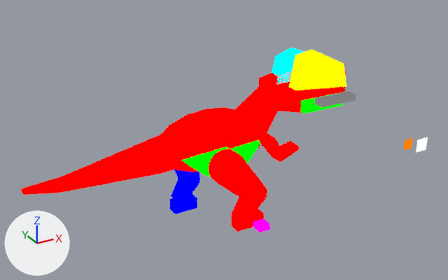
An edit to the Blender file assets-source/blender/motion/dilophosaurus-walk.blend, drawn before and after from the same camera.
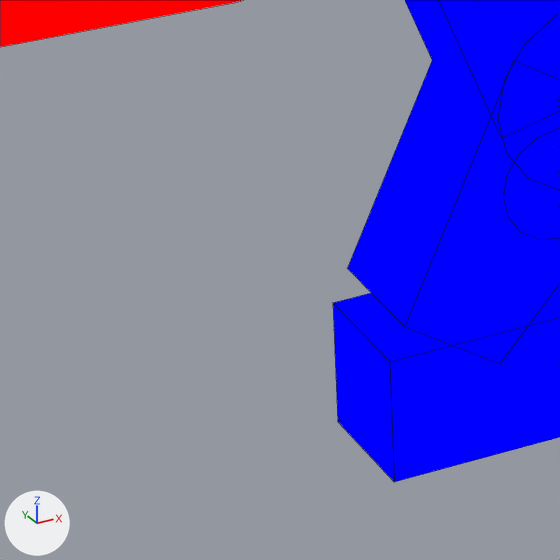
Each version appears first whole from a camera (50 mm lens) standing at (-1.43, -82.15, 54.44) and looking at (38.04, -10.38, 18.55), and next in a close-up on the part from 32% to 42% of the width and 62% to 79% of the height. The lights are fixed; the arrows at lower left show +X, +Y and +Z. The last two pictures show the newer version. Both versions are drawn at full value of the shape key 'walk_03' of 'DinoTycoon_Motion_dilophosaurus_walk_far_tip'; the numbers are the values there. The close-ups show mesh edges as thin lines.

Names of what the first close-up shows: 'DinoTycoon_Motion_dilophosaurus_walk_far_0', 'DinoTycoon_Motion_dilophosaurus_walk_far_1', 'DinoTycoon_Motion_dilophosaurus_walk_far_foot', 'DinoTycoon_Motion_dilophosaurus_walk_far_joint_1', 'DinoTycoon_Motion_dilophosaurus_walk_far_tip', 'DinoTycoon_Motion_dilophosaurus_walk_tail'.
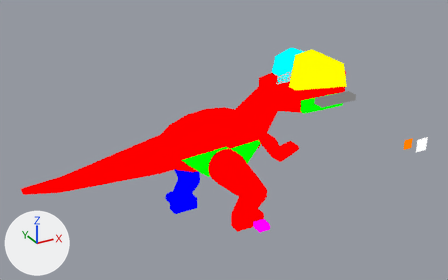
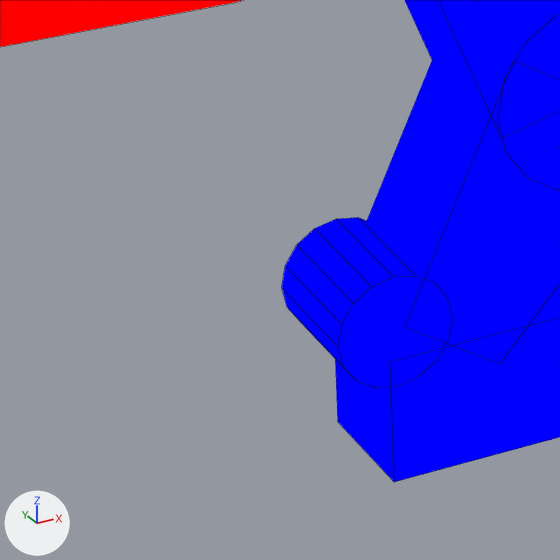
Boxes [x1, y1, x2, y2] around the edits, measured in the close-ups (560 x 560 px):
'DinoTycoon_Motion_dilophosaurus_walk_far_tip', moved
    before: [504, 129, 560, 240]
    after: [282, 218, 453, 388]

The edits, one by one:
me_dinotycoon_motion_dilophosaurus_walk_sample_far_tip is used by ob_dinotycoon_motion_dilophosaurus_walk_far_tip; location (0.0, 0.0, 0.0).
me_dinotycoon_motion_dilophosaurus_walk_sample_far_tip had 32 vertices, 18 faces and spanned x 37.69..39.5, y 3.0..5.0, z 3.29..5.1.
me_dinotycoon_motion_dilophosaurus_walk_sample_far_tip now has 32 vertices, 18 faces and spans x 35.01..36.82, y 3.0..5.0, z 1.56..3.37.
me_dinotycoon_motion_dilophosaurus_walk_sample_far_tip part 1: the whole mesh is moved by (-2.68, 0.0, -1.73).
